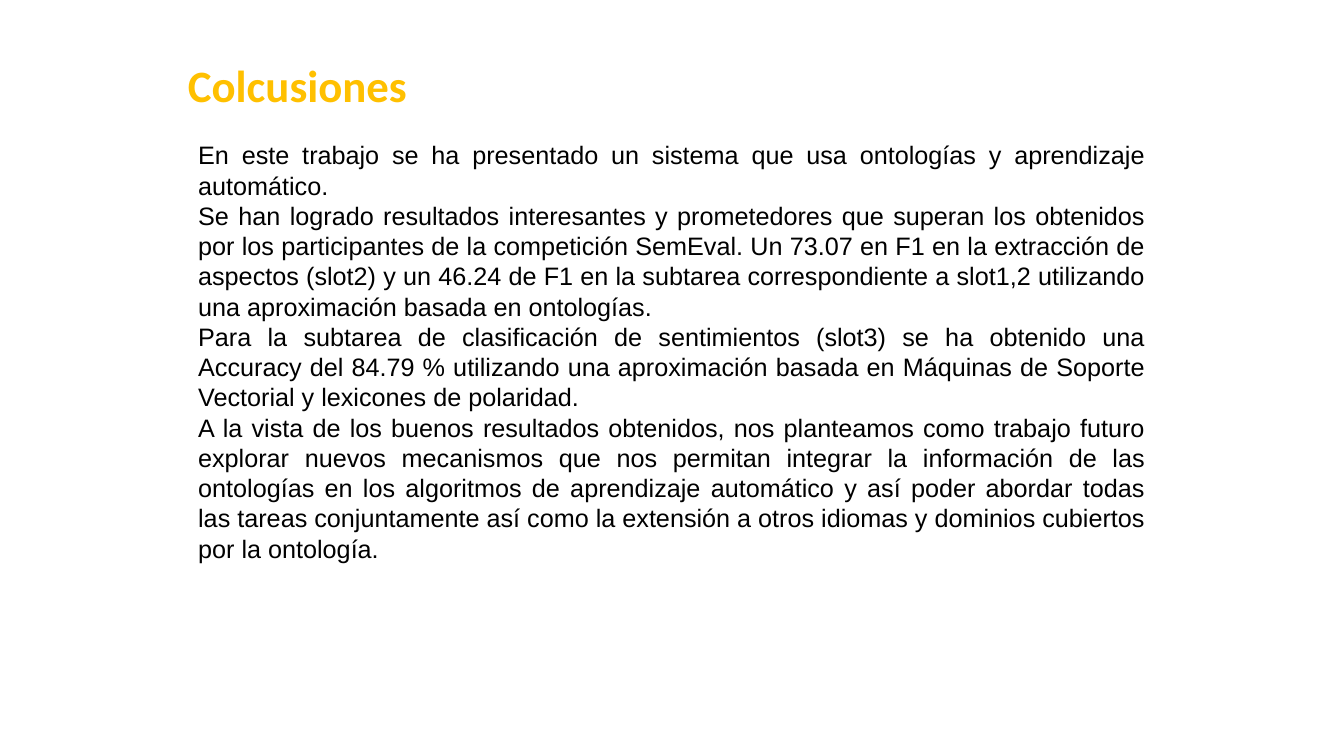
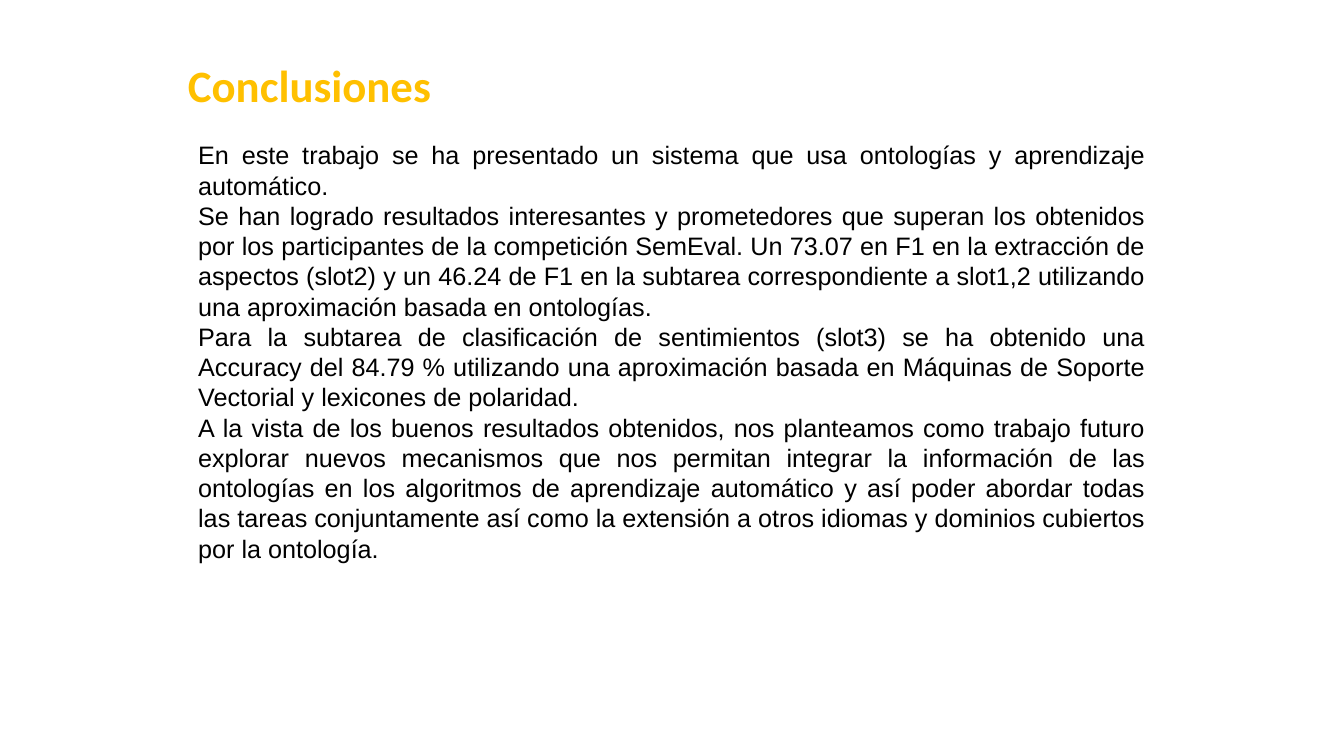
Before and after one commit to SantiagoJimenezOrtega/DeepLearning, a slide deck: slide 8 of SEGUNDO CORTE/Articulo sobre Analisis de sentimientos.pptx. Drawn at 1344x756 pixels with LibreOffice and Linux fonts; fonts in the diff are those of the drawing; background and template pictures are left out. Boxes give left, top, right and bottom in pixels: in the first picture for what was removed or moved away, otherwise in the second. Text is boxed around its words. In the diff, an @@ line names an element or a change of style, - is before the commit and + after.

```diff
--- a/SEGUNDO CORTE/Articulo sobre Analisis de sentimientos.pptx
+++ b/SEGUNDO CORTE/Articulo sobre Analisis de sentimientos.pptx
@@ text at bbox=[188, 70, 431, 103]: text changed @@
-Colcusiones
+Conclusiones
```
Also in this commit, not shown: 1 other slide changed.
